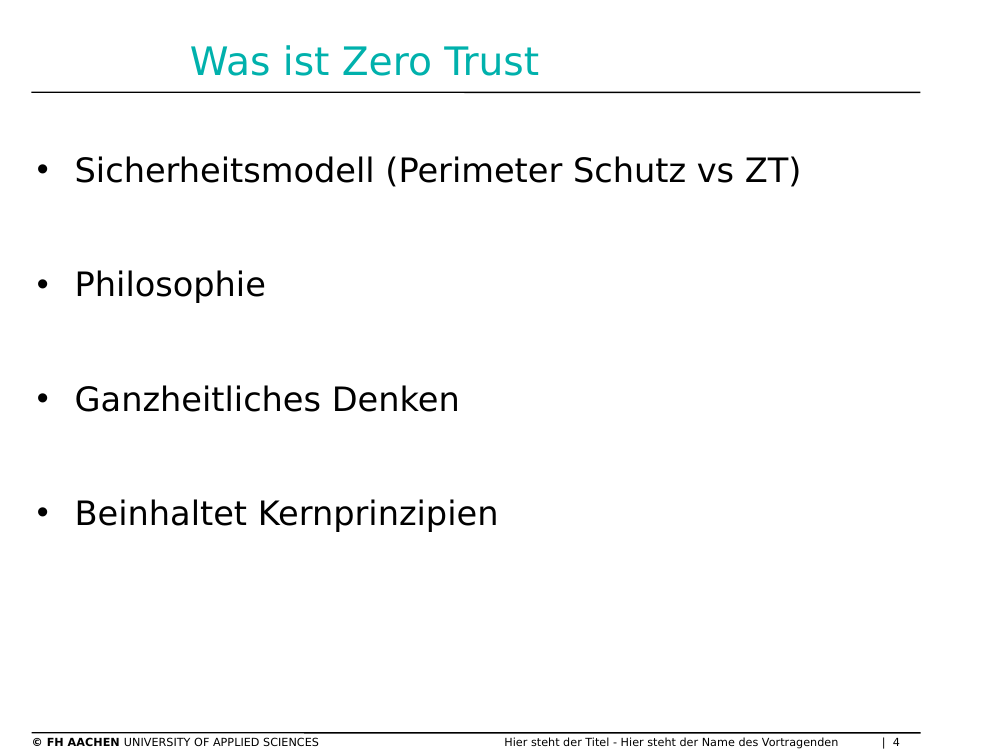
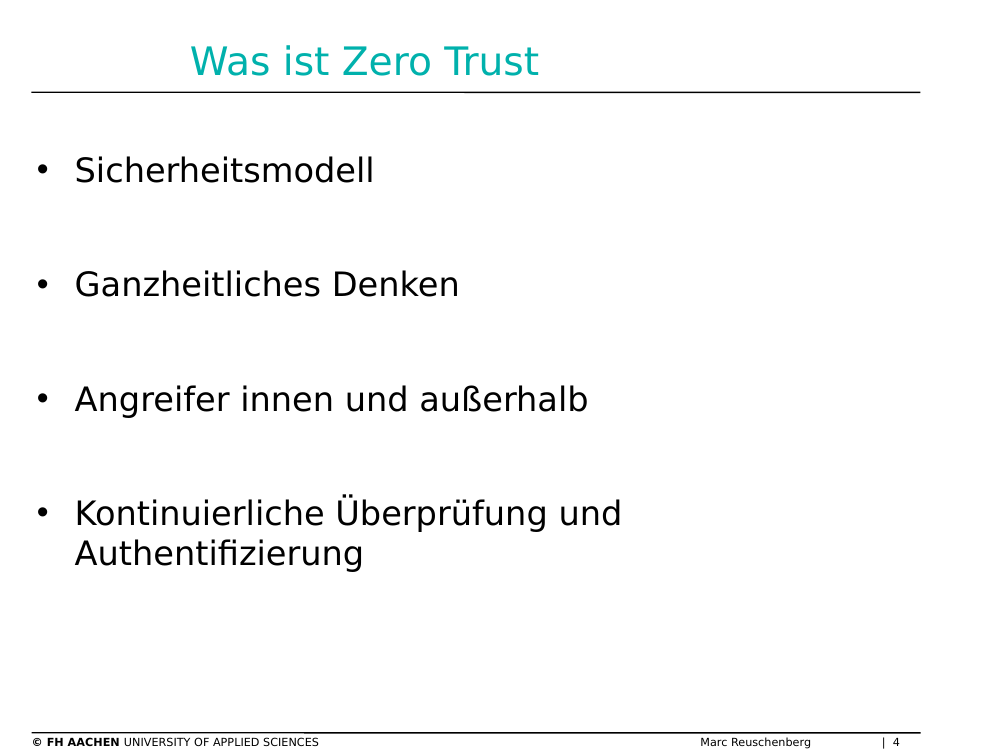
Before and after one commit to Marc-Reu/bachelorarbeit, a slide deck: slide 4 of Meetings/ZTN Präsentation.pptx. Drawn at 1008x756 pixels with LibreOffice and Linux fonts; fonts in the diff are those of the drawing; background and template pictures are left out. Boxes give left, top, right and bottom in pixels: in the first picture for what was removed or moved away, otherwise in the second. Text is boxed around its words. In the diff, an @@ line names an element or a change of style, - is before the commit and + after.

```diff
--- a/Meetings/ZTN Präsentation.pptx
+++ b/Meetings/ZTN Präsentation.pptx
@@ text at (75, 156, 375, 183): text changed @@
-• Sicherheitsmodell (Perimeter Schutz vs ZT)
-• Philosophie
+• Sicherheitsmodell
@@ text at (75, 385, 623, 572): text changed @@
-• Beinhaltet Kernprinzipien
+• Angreifer innen und außerhalb
+• Kontinuierliche Überprüfung und Authentifizierung
@@ text at (47, 737, 900, 749): text changed @@
-© FH AACHEN UNIVERSITY OF APPLIED SCIENCES Hier steht der Titel - Hier steht der Name des Vortragenden | 4
+© FH AACHEN UNIVERSITY OF APPLIED SCIENCES Marc Reuschenberg | 4
```
Also in this commit, not shown: 9 other slides changed, 1 slide added.
